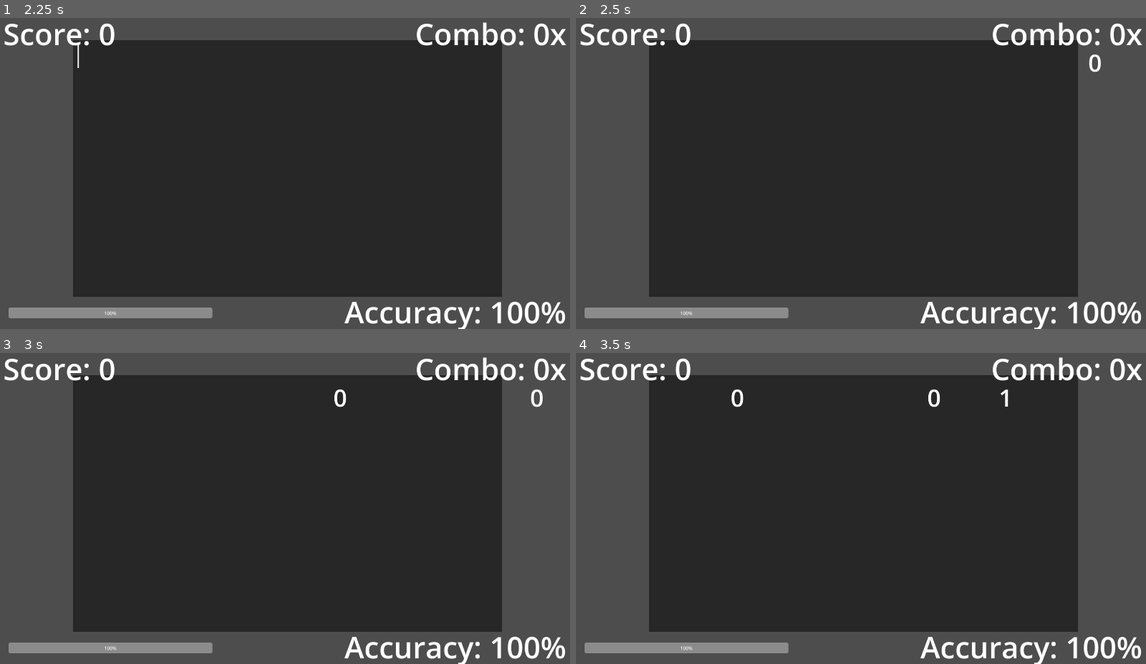
Above: before the commit, frames 1-4 (two rows, left to right).
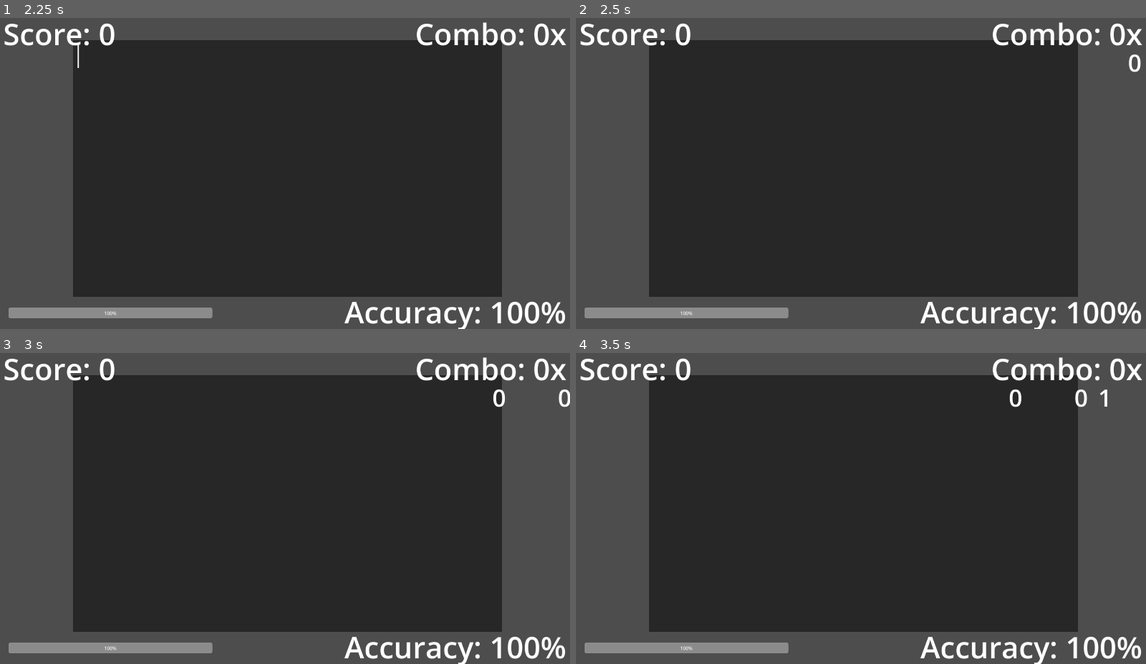
Above: after the commit, the same moments.

Repository: joeljanzen/Bitstreamer
Game: Godot game, scene res://Scenes/test_level.tscn
Same seed, same stepped clock (60 frames per second), same inputs: the game is played once before the commit and once after it.
Inputs:
- Up to frame 1 (2.25 s): tap Enter (enter) at 0.5, 1.55, 2, 2.1 s; tap 0 (0 bit) at 0.6 s; tap 1 (1 bit) at 0.8, 1.35 s; tap Space at 1.25 s
- Up to frame 2 (2.5 s): tap Q (spawn 0 bit) at 2.3 s
- Up to frame 3 (3 s): tap Q (spawn 0 bit) at 2.85 s
- Up to frame 4 (3.5 s): tap W (spawn 1 bit) at 3.05 s

Frame 1 is identical in both runs. In frame 2, 0.1% of the frame differs, in the area x 89-100%, y 11-18%; in frame 3, 0.3%; in frame 4, 0.4%, in the area x 27-94%, y 11-18%.

Commit message:
Incorrect clicks do not deal more damage than missing

Diff:
--- a/Scripts/Gameplay/bit.gd
+++ b/Scripts/Gameplay/bit.gd
@@ -83,9 +83,9 @@
 			# clicking enter does nothing to the other bits
 			if get_value() == BitType.Type.ENTER || value == BitType.Type.ENTER:
 				return false
-			# score decreases, take extra damage, and lose combo
+			# take damage and lose combo, as if you missed the bit
 			elif get_value() == BitType.Type.ZERO || get_value() == BitType.Type.ONE:
-				Signals.miss.emit(PerformanceCalculator.get_damage_on_incorrect(_damage))
+				Signals.miss.emit(_damage)
 
 		kill()
 		return true
--- a/Scripts/Gameplay/play_area.gd
+++ b/Scripts/Gameplay/play_area.gd
@@ -56,11 +56,11 @@
 
 	# DEBUG
 	if Input.is_action_just_pressed("spawn 0 bit"):
-		send_bit(BitType.Type.ZERO, 1200)
+		send_bit(BitType.Type.ZERO, 400)
 	elif Input.is_action_just_pressed("spawn 1 bit"):
-		send_bit(BitType.Type.ONE, 1200)
+		send_bit(BitType.Type.ONE, 400)
 	elif Input.is_action_just_pressed("spawn enter"):
-		send_bit(BitType.Type.ENTER, 1200)
+		send_bit(BitType.Type.ENTER, 400)
 
 
 ## send a bit down the current line
--- a/Scripts/Global/performance_calculator.gd
+++ b/Scripts/Global/performance_calculator.gd
@@ -17,9 +17,6 @@
 var clickable_range = 500
 ## holds statistics for the current level
 var statistics: LevelStatistics
-
-## multiply the base damage by this amount on an incorrect click
-const INCORRECT_DAMAGE_MULT = 4
 
 
 ## connect the statistics for the current level to the performance calculator
@@ -49,8 +46,3 @@
 		return GOOD_CLICK_SCORE
 	else:
 		return BAD_CLICK_SCORE
-
-
-## get the amount of damage to take on an incorrect click, given the base damage
-func get_damage_on_incorrect(base_damage: int) -> int:
-	return base_damage * INCORRECT_DAMAGE_MULT
